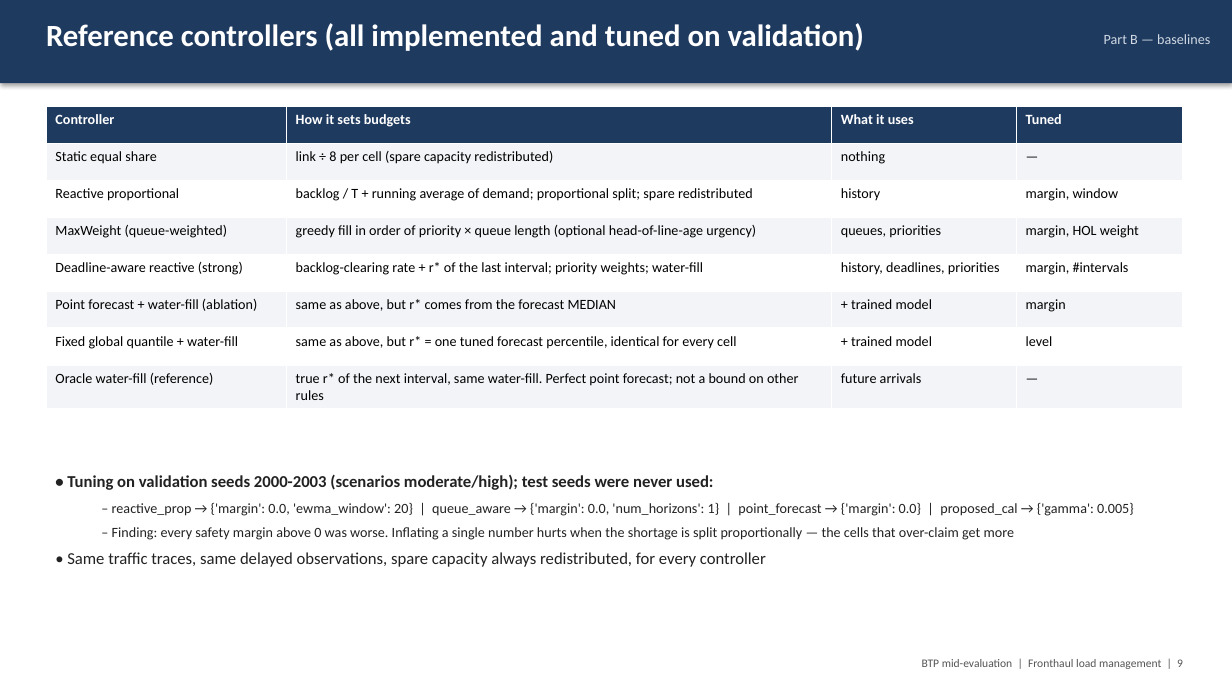
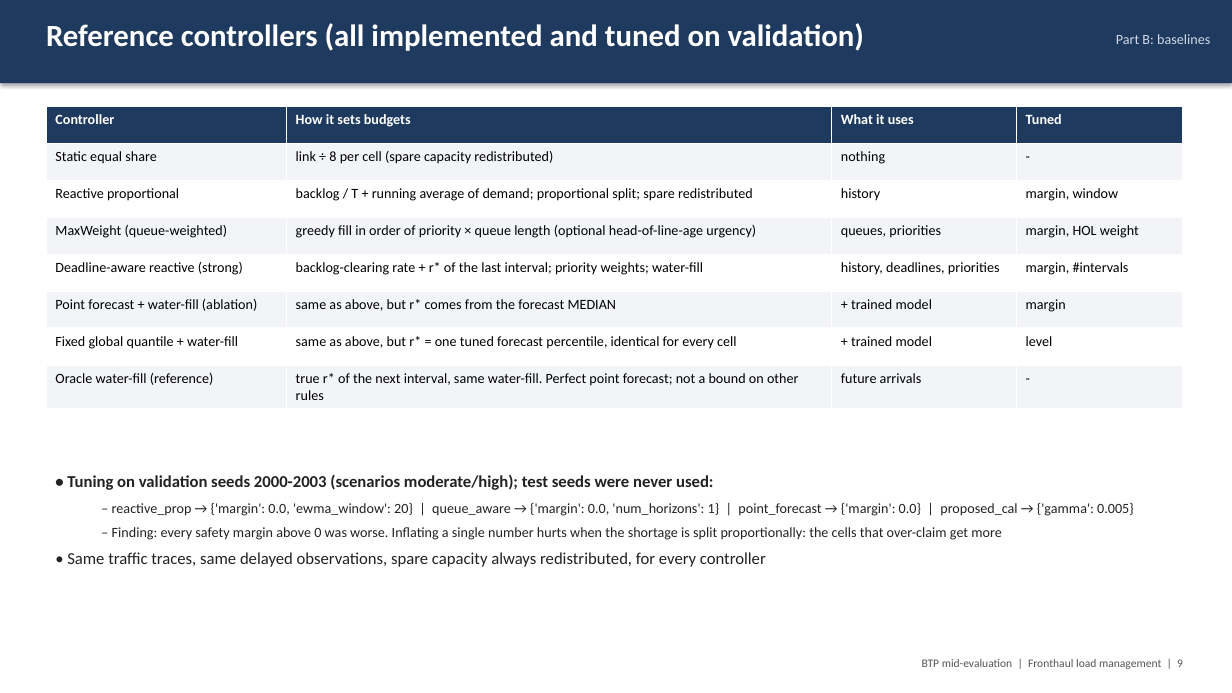
Before and after one commit to Harshvardhan-To1/BTP, a slide deck: slide 9 of docs/fhlm/BTP_midterm_fronthaul_load_management.pptx. Drawn at 1232x693 pixels with LibreOffice and Linux fonts; fonts in the diff are those of the drawing. Boxes give left, top, right and bottom in pixels: in the first picture for what was removed or moved away, otherwise in the second. Text is boxed around its words. In the diff, an @@ line names an element or a change of style, - is before the commit and + after.

```diff
--- a/docs/fhlm/BTP_midterm_fronthaul_load_management.pptx
+++ b/docs/fhlm/BTP_midterm_fronthaul_load_management.pptx
@@ text at <box>1116,34,1210,44</box>: text changed @@
-Part B — baselines
+Part B: baselines
@@ table at <box>46,106,1183,404</box> @@
-row 2, column 4: —
+row 2, column 4: -
-row 8, column 4: —
+row 8, column 4: -
@@ text at <box>112,527,1002,540</box>: text changed @@
-  – Finding: every safety margin above 0 was worse. Inflating a single number hurts when the shortage is split proportionally — the cells that over-claim get more
+  – Finding: every safety margin above 0 was worse. Inflating a single number hurts when the shortage is split proportionally: the cells that over-claim get more
```
Also in this commit, not shown: 19 other slides changed, 22 other files.
